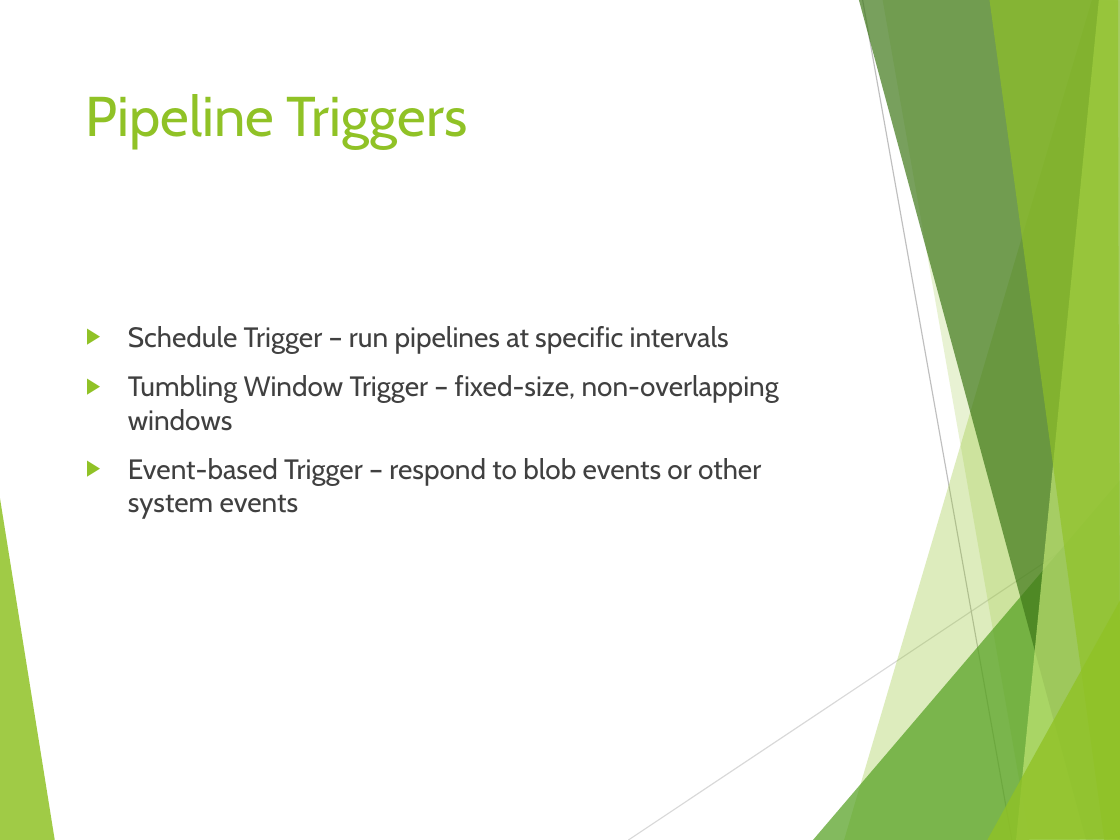
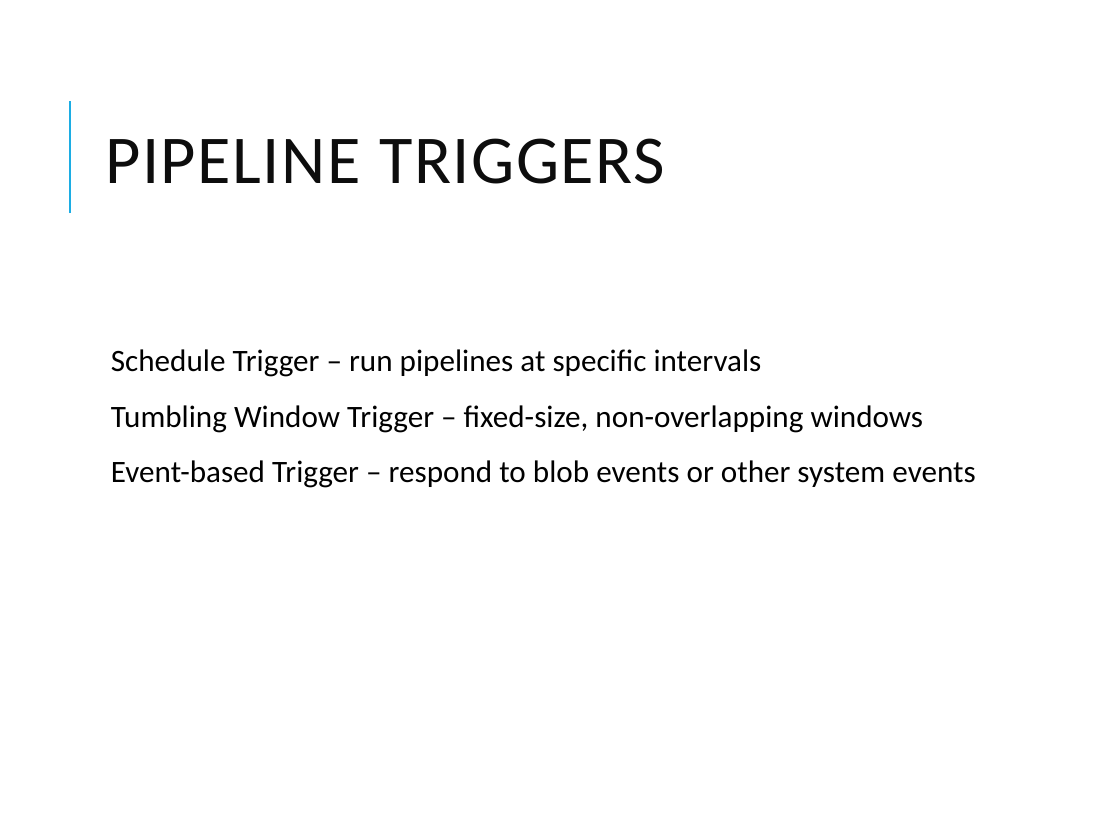
Before and after one commit to vivek1570/DE-Content-WithSnowflakes, a slide deck: slide 8 of Week-1/Day-4/ADF_Advanced_Concepts.pptx (slide 7 before the commit). Drawn at 1120x840 pixels with LibreOffice and Linux fonts; fonts in the diff are those of the drawing. Boxes give left, top, right and bottom in pixels: in the first picture for what was removed or moved away, otherwise in the second. Text is boxed around its words. In the diff, an @@ line names an element or a change of style, - is before the commit and + after.

```diff
--- a/Week-1/Day-4/ADF_Advanced_Concepts.pptx
+++ b/Week-1/Day-4/ADF_Advanced_Concepts.pptx
@@ title "PIPELINE TRIGGERS" at (105,138,665,184): vertical alignment top to middle @@
@@ line added from (69, 213) to (69, 101), #1CADE4 1.5 pt @@
@@ title at (105,138,665,184): text changed; size 36 to 44 pt; font Cabin to Calibri; text colour #90C226 to #0D0D0D @@
-Pipeline Triggers
+PIPELINE TRIGGERS
@@ text "Schedule Trigger – run pipelines ...": place and size @@
-text "Schedule Trigger – run pipelines ..." at (128,326,779,519)
+text "Schedule Trigger – run pipelines ..." at (111,349,975,488)
@@ text "Schedule Trigger – run pipelines ..." at (111,349,975,488): size 18 to 20 pt, font Cabin to Calibri, text colour #404040 to #000000; bullet ▶ to  ; line spacing 1 to 0.9; more space between paragraphs; bullet colour #90C226 to #1CADE4 @@
@@ group removed at (0,0,1120,840): 8 freeform shapes, 2 lines @@
```
Also in this commit, not shown: 9 other slides changed, 2 slides added, 20 other files.
